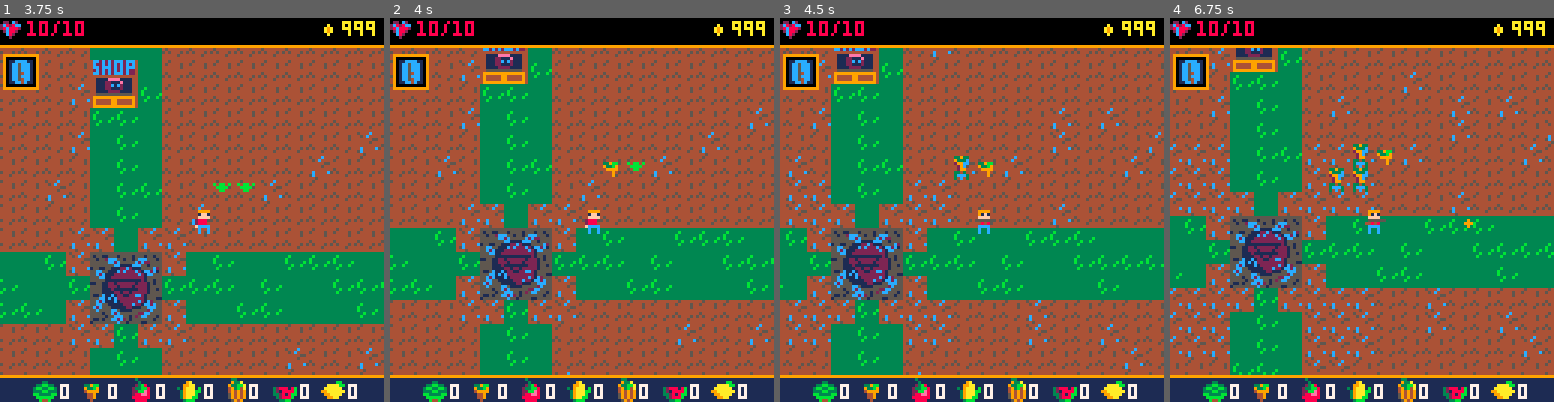
Above: before the commit, frames 1-4 (left to right).
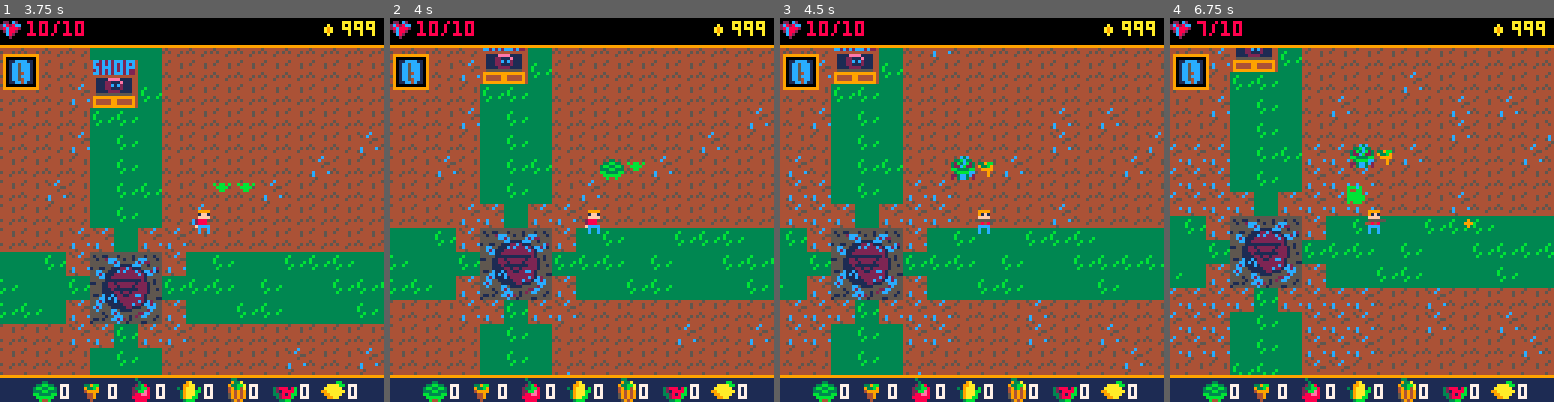
Above: after the commit, the same moments.

Repository: alexjbusch/GameJam2020
Game: PICO-8 cartridge GMTK-GameJam2020-Game/necrofarmicon.p8
Same seed, same stepped clock (60 frames per second), same inputs: the game is played once before the commit and once after it.
Inputs:
- Up to frame 1 (3.75 s): tap X (X key) at 0.33, 1.07, 1.85, 2.97 s; tap O (Z key) at 0.7, 1.7, 2.1, 2.5, 2.9, 3.3, 3.7 s; hold Right 1.6-2.1 s; hold Up 2.15-2.42 s; hold Right 2.47-3.03 s; hold Left 3.08-3.58 s; hold Down from 3.63 s (still down)
- Up to frame 2 (4 s): release Down at 3.97 s
- Up to frame 3 (4.5 s): hold Right from 4.02 s (still down); tap X (X key) at 4.08 s; tap O (Z key) at 4.1 s
- Up to frame 4 (6.75 s): tap O (Z key) every 0.4 s from 4.5 to 6.5 s; release Right at 4.68 s; hold Up 4.73-5.03 s; hold Left 5.08-5.68 s; tap X (X key) at 5.2, 6.32 s; hold Down 5.73-6.03 s; hold Right 6.08-6.58 s; hold Right from 6.63 s (still down)

Frame 1 is identical in both runs. In frame 2, 0.2% of the frame differs, in the area x 54-61%, y 36-43%; in frame 3, 0.3%; in frame 4, 1.1%, in the area x 7-54%, y 0-49%.

Commit message:
randomized seeds

Diff:
--- a/GMTK-GameJam2020-Game/necrofarmicon.p8
+++ b/GMTK-GameJam2020-Game/necrofarmicon.p8
@@ -465,6 +465,7 @@
 direction="down",
 item="shotgun",
 seed="carrot",
+seeds={nil,"carrot","pumpkin","lettuce"},
 harvested={lettuce=0,carrot=0,tomato=0,corn=0,melon=0,pumpkin=0,lemon=0},
 running=false,
 dashing=false,
@@ -761,6 +762,8 @@
    or mget((self.x+offset_x)/8,(self.y+offset_y)/8)
     ==77 --if wet corrupted soil
     then
+
+   self.seed=self.seeds[flr(rnd(#self.seeds))+1]
    create_plant(self.x+offset_x,self.y+offset_y,self.seed)
   end
  end
@@ -1089,6 +1092,10 @@
 end,
 
 animate=function(self)
+ if self.sp == nil then
+  del(enemies,self)
+  return
+ end
  self.t=(self.t+1)%self.s
  if (self.t==0) self.f=self.f%#self.sp+1
  self.sprite=self.sp[self.f]
